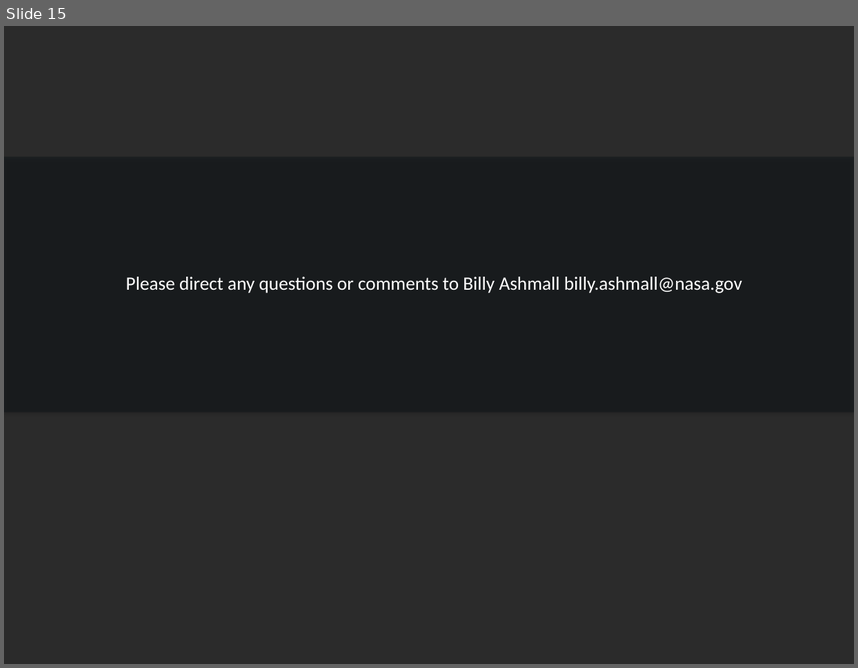
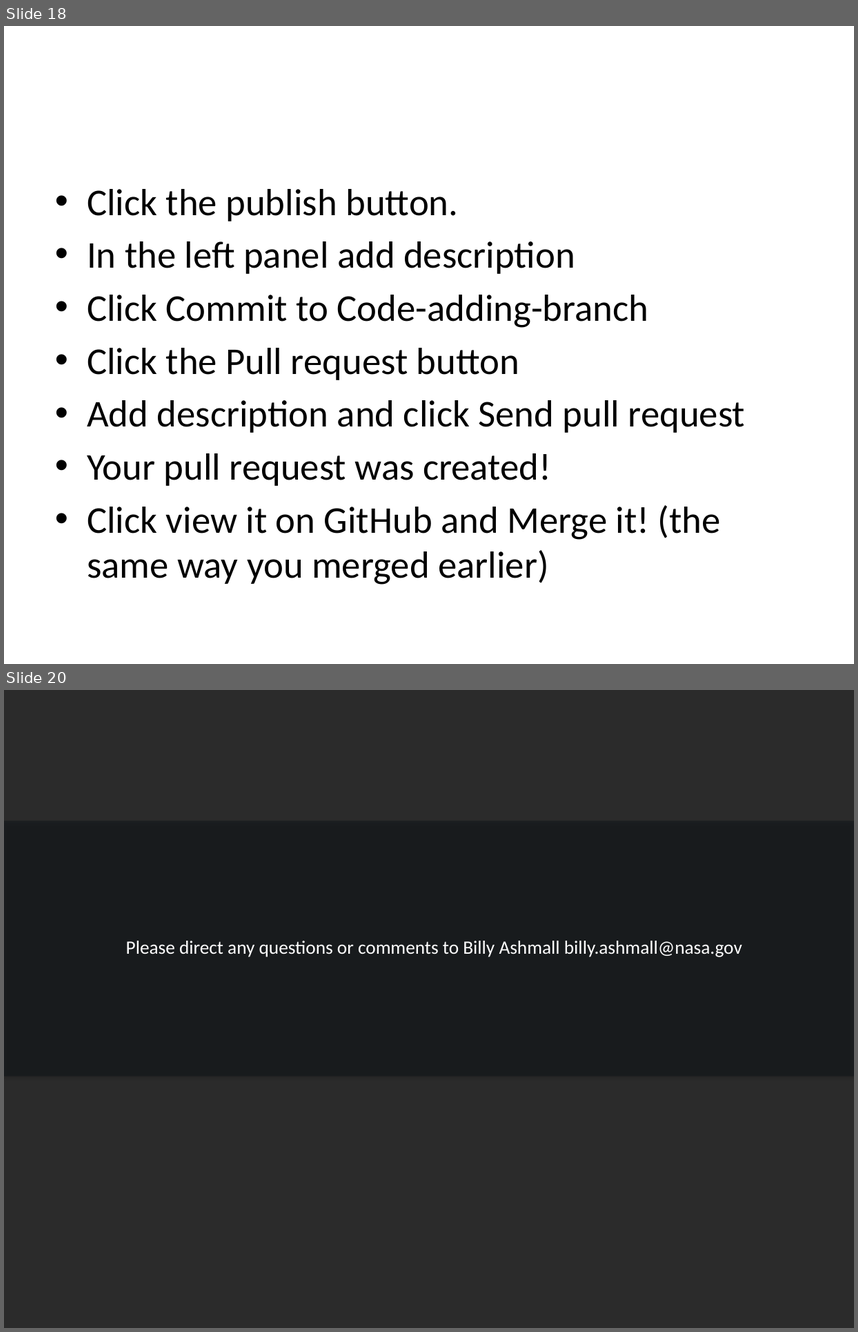
Before and after one commit to billyz313/SERVIR-Github-Demo, a slide deck: SERVIR_github.pptx. Shown one above the other, each under a label of ours: slide 15 before the commit, slides 18 and 20 after it; the slides between them are not shown. The pictures are 858x668 and 858x1332 pixels, drawn with LibreOffice and Linux fonts; fonts in the diff are those of the drawing; background and template pictures are left out; a plain dark background stands for a picture behind light text. Boxes give left, top, right and bottom in pixels: in the first picture for what was removed or moved away, otherwise in the second. Text is boxed around its words. In the diff, an @@ line names an element or a change of style, - is before the commit and + after.

```diff
--- a/SERVIR_github.pptx
+++ b/SERVIR_github.pptx
@@ slide 18 added at box(4, 26, 854, 664), background #FFFFFF @@
@@ title added at box(47, 26, 495, 117), 24 pt, text #FFFFFF @@
+Publish and request Pull
@@ text added at box(87, 189, 746, 584), 32 pt, text #000000 @@
+• Click the publish button.
+• In the left panel add description
+• Click Commit to Code-adding-branch
+• Click the Pull request button
+• Add description and click Send pull request
+• Your pull request was created!
+• Click view it on GitHub and Merge it! (the same way you merged earlier)
@@ what was slide 15 is now slide 20 @@
```
Also in this commit, not shown: 4 other slides added.
